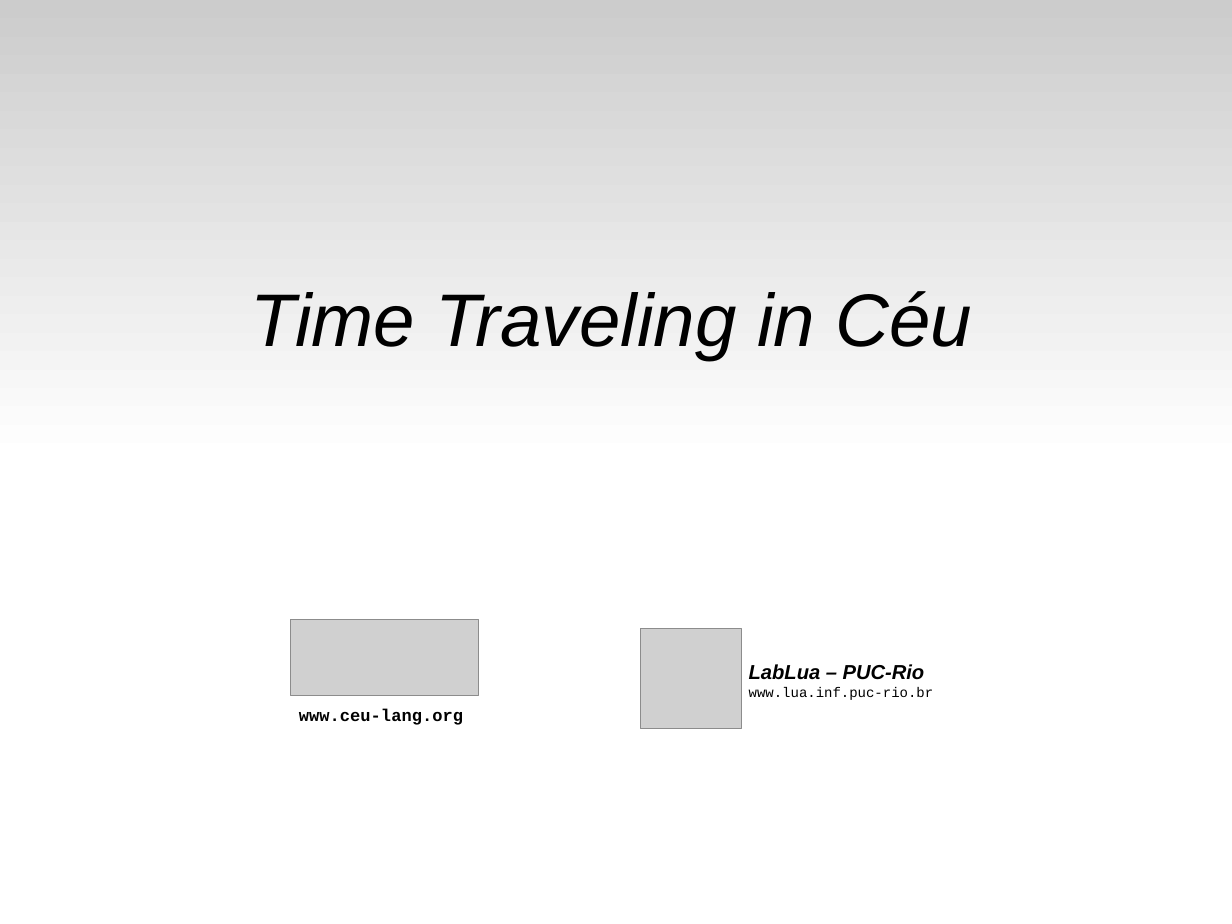
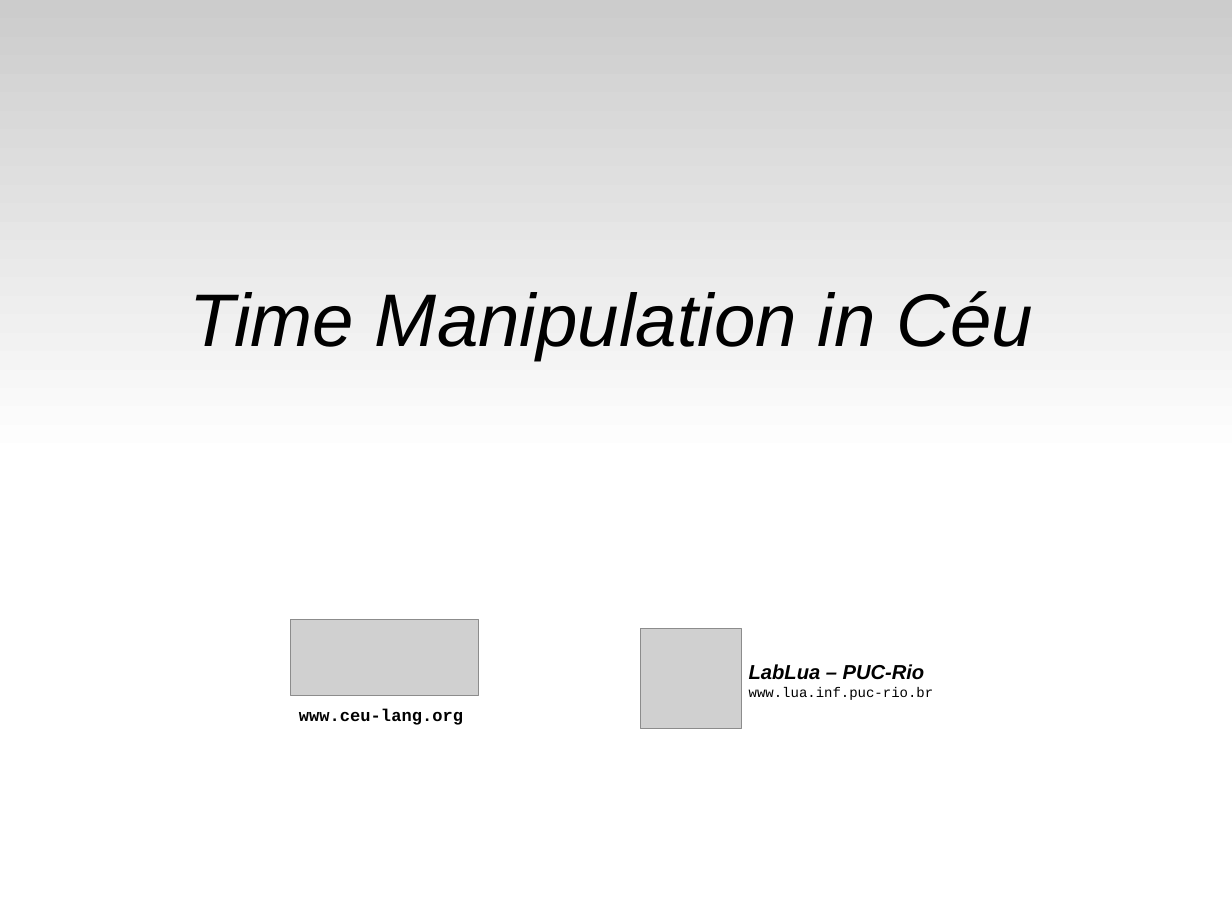
Before and after one commit to fsantanna-no/ceu-docs, a slide deck: slide 1 of TM/ceu_tm.odp. Drawn at 1232x924 pixels with LibreOffice and Linux fonts; fonts in the diff are those of the drawing; grey boxes stand for pictures. Boxes give left, top, right and bottom in pixels: in the first picture for what was removed or moved away, otherwise in the second. Text is boxed around its words. In the diff, an @@ line names an element or a change of style, - is before the commit and + after.

```diff
--- a/TM/ceu_tm.odp
+++ b/TM/ceu_tm.odp
@@ subtitle at <box>189,291,1033,360</box>: text changed @@
-Time Traveling in Céu
+Time Manipulation in Céu
```
Also in this commit, not shown: 4 other slides changed, 1 other file.
